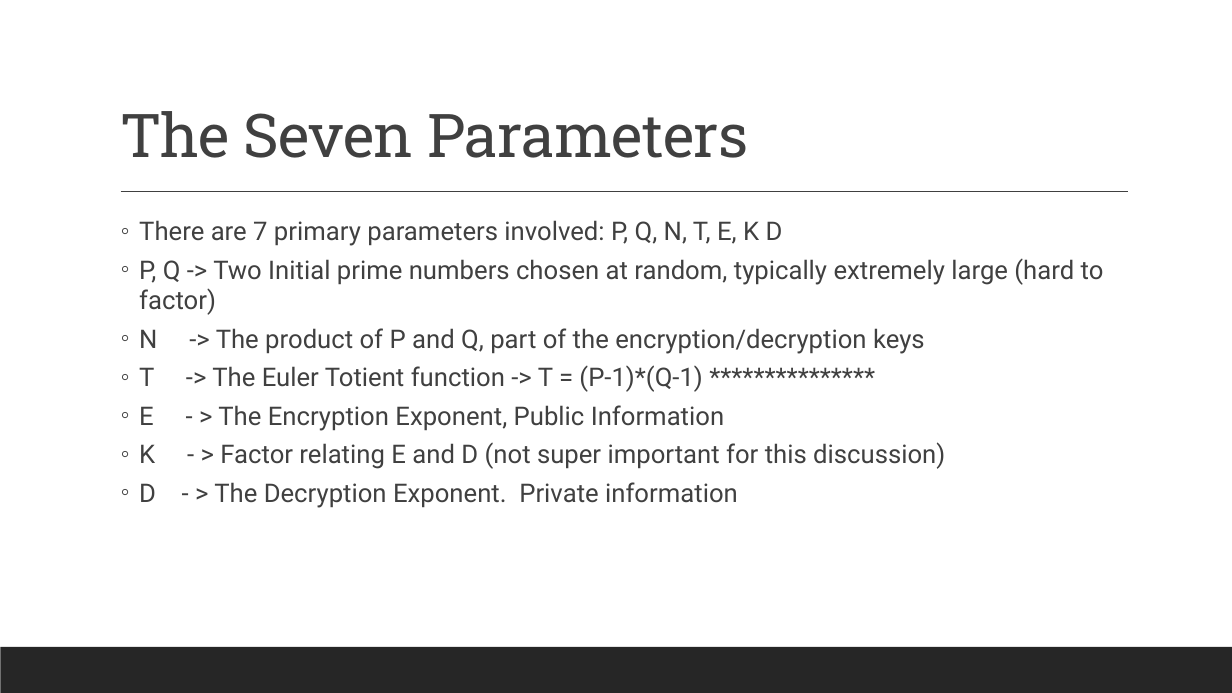
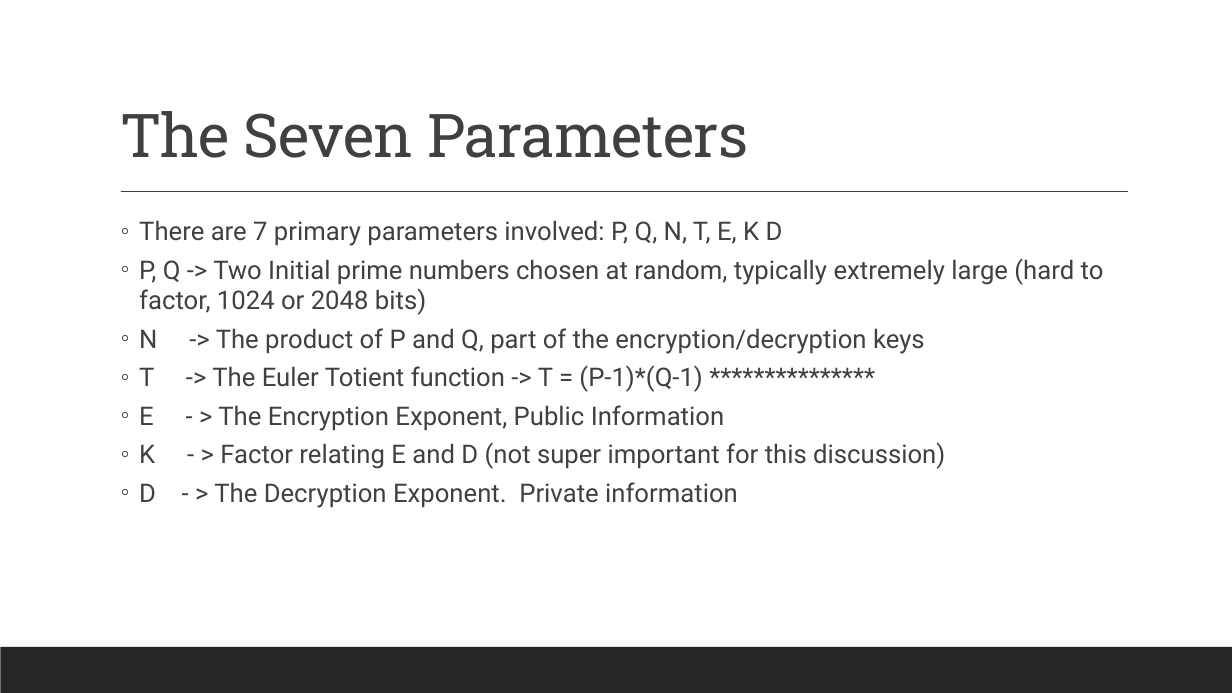
Before and after one commit to aronjschwartz/RSA_Encryption, a slide deck: slide 5 of RSA_Presentations/RSA_Research_Presentation_AronSchwartz.pptx. Drawn at 1232x693 pixels with LibreOffice and Linux fonts; fonts in the diff are those of the drawing. Boxes give left, top, right and bottom in pixels: in the first picture for what was removed or moved away, otherwise in the second. Text is boxed around its words. In the diff, an @@ line names an element or a change of style, - is before the commit and + after.

```diff
--- a/RSA_Presentations/RSA_Research_Presentation_AronSchwartz.pptx
+++ b/RSA_Presentations/RSA_Research_Presentation_AronSchwartz.pptx
@@ text at [139, 258, 1104, 315]: text changed @@
-  ◦ P, Q -> Two Initial prime numbers chosen at random, typically extremely large (hard to factor)
+  ◦ P, Q -> Two Initial prime numbers chosen at random, typically extremely large (hard to factor, 1024 or 2048 bits)
```
Also in this commit, not shown: 7 other slides changed.
